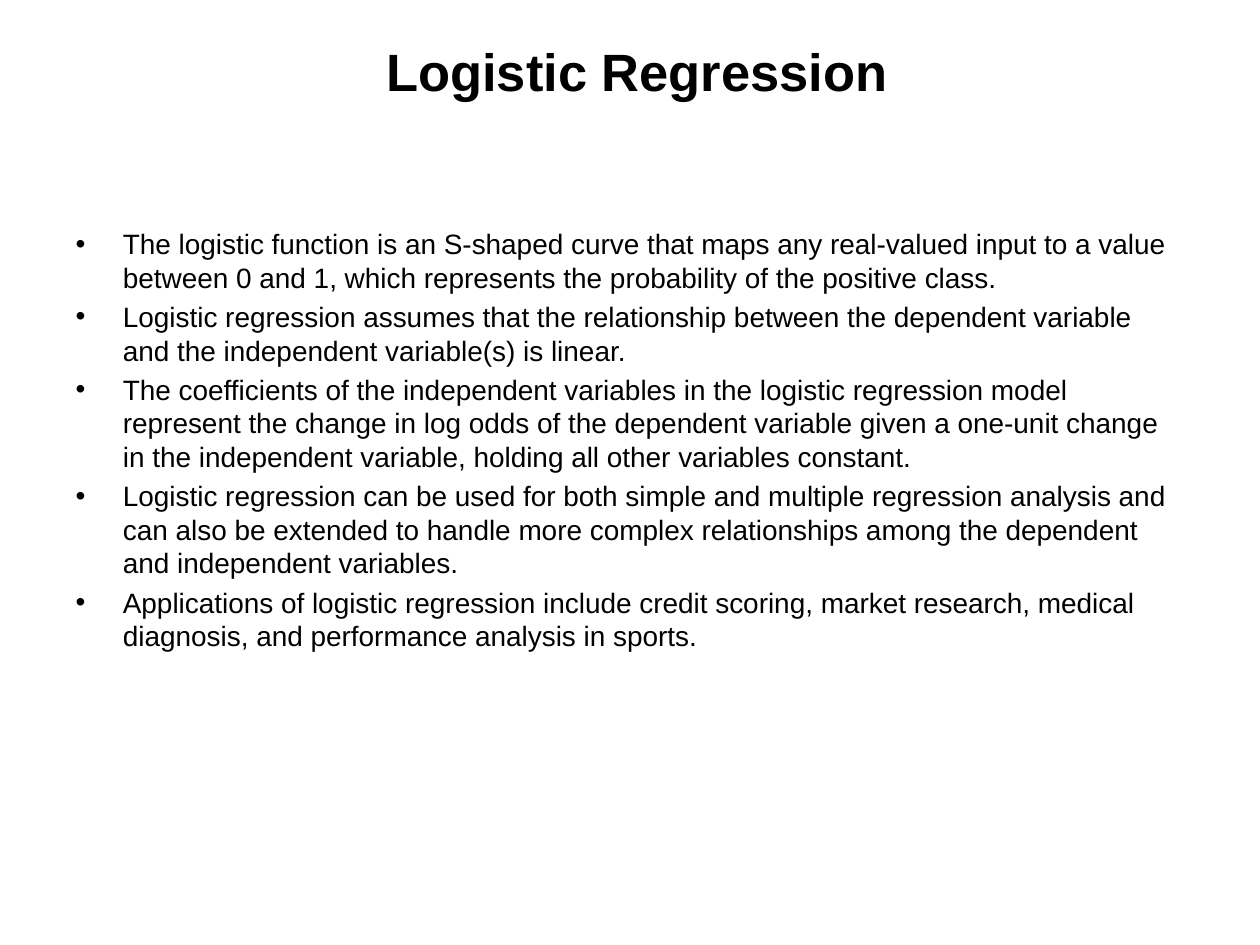
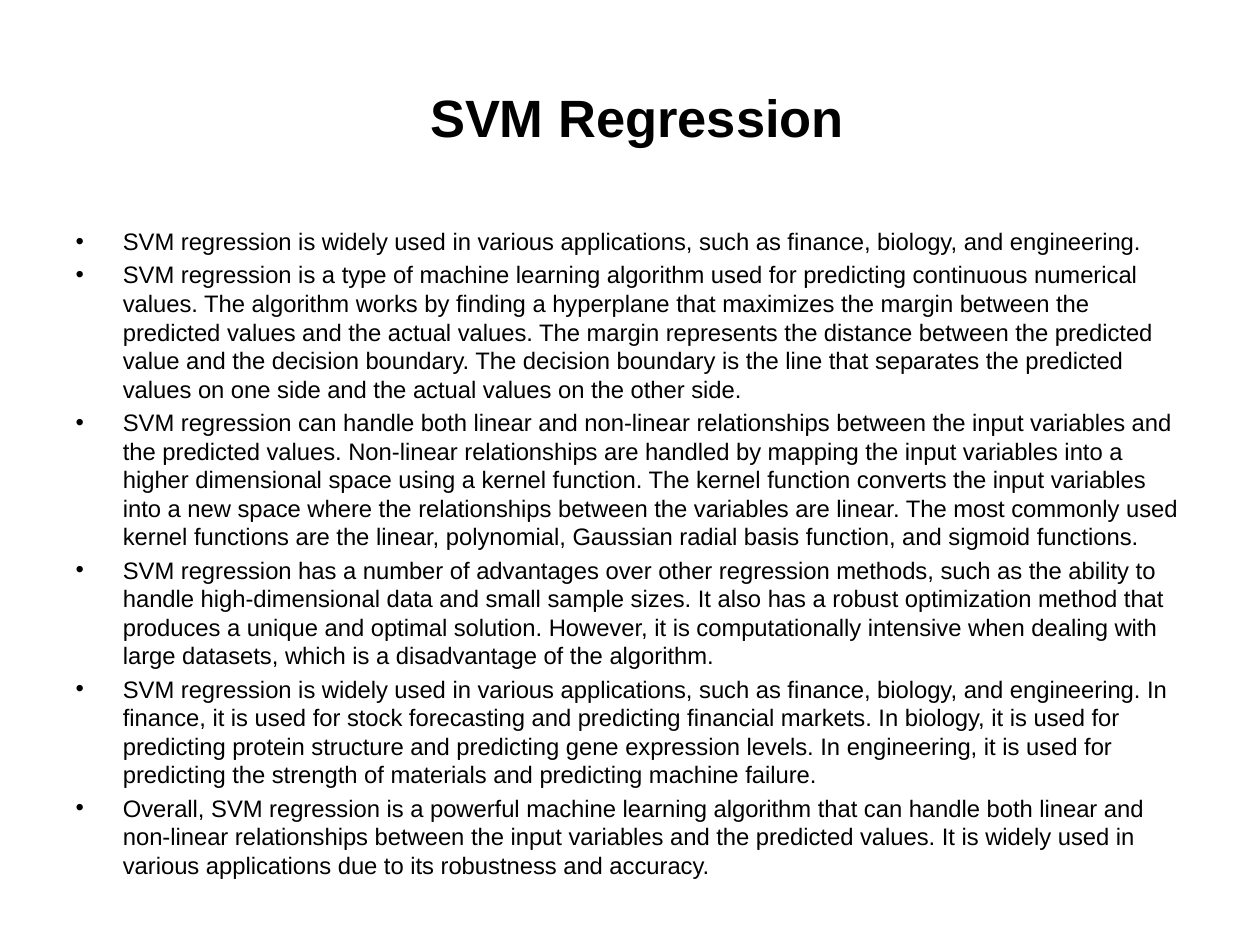
Before and after one commit to parthgupta1208/PresentSmart, a slide deck: slide 38 of PPT.pptx (slide 2 before the commit). Drawn at 1260x945 pixels with LibreOffice and Linux fonts; fonts in the diff are those of the drawing. Boxes give left, top, right and bottom in pixels: in the first picture for what was removed or moved away, otherwise in the second. Text is boxed around its words. In the diff, an @@ line names an element or a change of style, - is before the commit and + after.

```diff
--- a/PPT.pptx
+++ b/PPT.pptx
@@ title at bbox=[430, 99, 844, 148]: text changed @@
-Logistic Regression
+SVM Regression
@@ text at bbox=[123, 232, 1177, 879]: text changed; size 16 to 13.6 pt @@
-• The logistic function is an S-shaped curve that maps any real-valued input to a value between 0 and 1, which represents the probability of the positive class.
-• Logistic regression assumes that the relationship between the dependent variable and the independent variable(s) is linear.
-• The coefficients of the independent variables in the logistic regression model represent the change in log odds of the dependent variable given a one-unit change in the independent variable, holding all other variables constant.
-• Logistic regression can be used for both simple and multiple regression analysis and can also be extended to handle more complex relationships among the dependent and independent variables.
-• Applications of logistic regression include credit scoring, market research, medical diagnosis, and performance analysis in sports.
+• SVM regression is widely used in various applications, such as finance, biology, and engineering.
+• SVM regression is a type of machine learning algorithm used for predicting continuous numerical values. The algorithm works by finding a hyperplane that maximizes the margin between the predicted values and the actual values. The margin represents the distance between the predicted value and the decision boundary. The decision boundary is the line that separates the predicted values on one side and the actual values on the other side.
+• SVM regression can handle both linear and non-linear relationships between the input variables and the predicted values. Non-linear relationships are handled by mapping the input variables into a higher dimensional space using a kernel function. The kernel function converts the input variables into a new space where the relationships between the variables are linear. The most commonly used kernel functions are the linear, polynomial, Gaussian radial basis function, and sigmoid functions.
+• SVM regression has a number of advantages over other regression methods, such as the ability to handle high-dimensional data and small sample sizes. It also has a robust optimization method that produces a unique and optimal solution. However, it is computationally intensive when dealing with large datasets, which is a disadvantage of the algorithm.
+• SVM regression is widely used in various applications, such as finance, biology, and engineering. In finance, it is used for stock forecasting and predicting financial markets. In biology, it is used for predicting protein structure and predicting gene expression levels. In engineering, it is used for predicting the strength of materials and predicting machine failure.
+• Overall, SVM regression is a powerful machine learning algorithm that can handle both linear and non-linear relationships between the input variables and the predicted values. It is widely used in various applications due to its robustness and accuracy.
```
Also in this commit, not shown: 2 other slides changed, 36 slides added, 2 other files.
